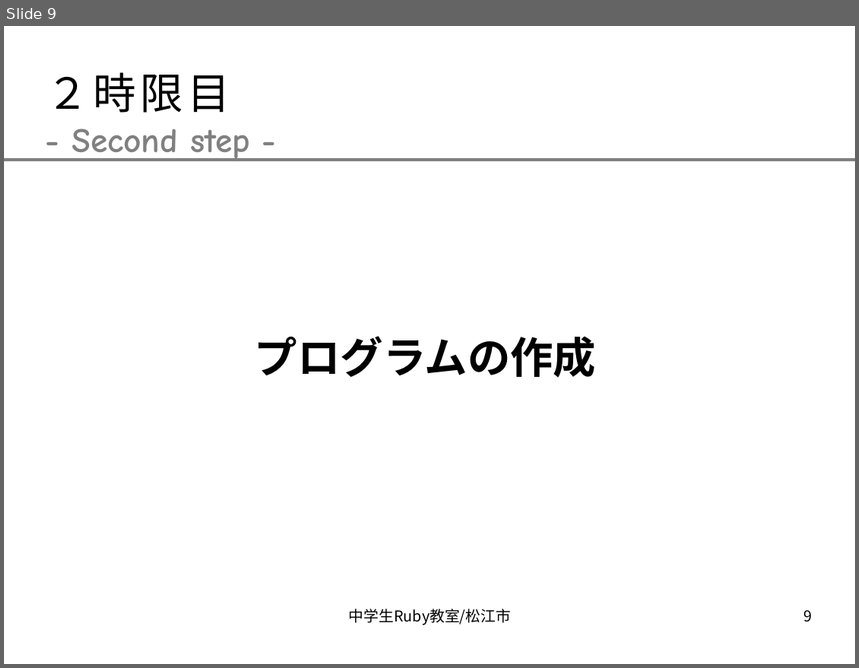
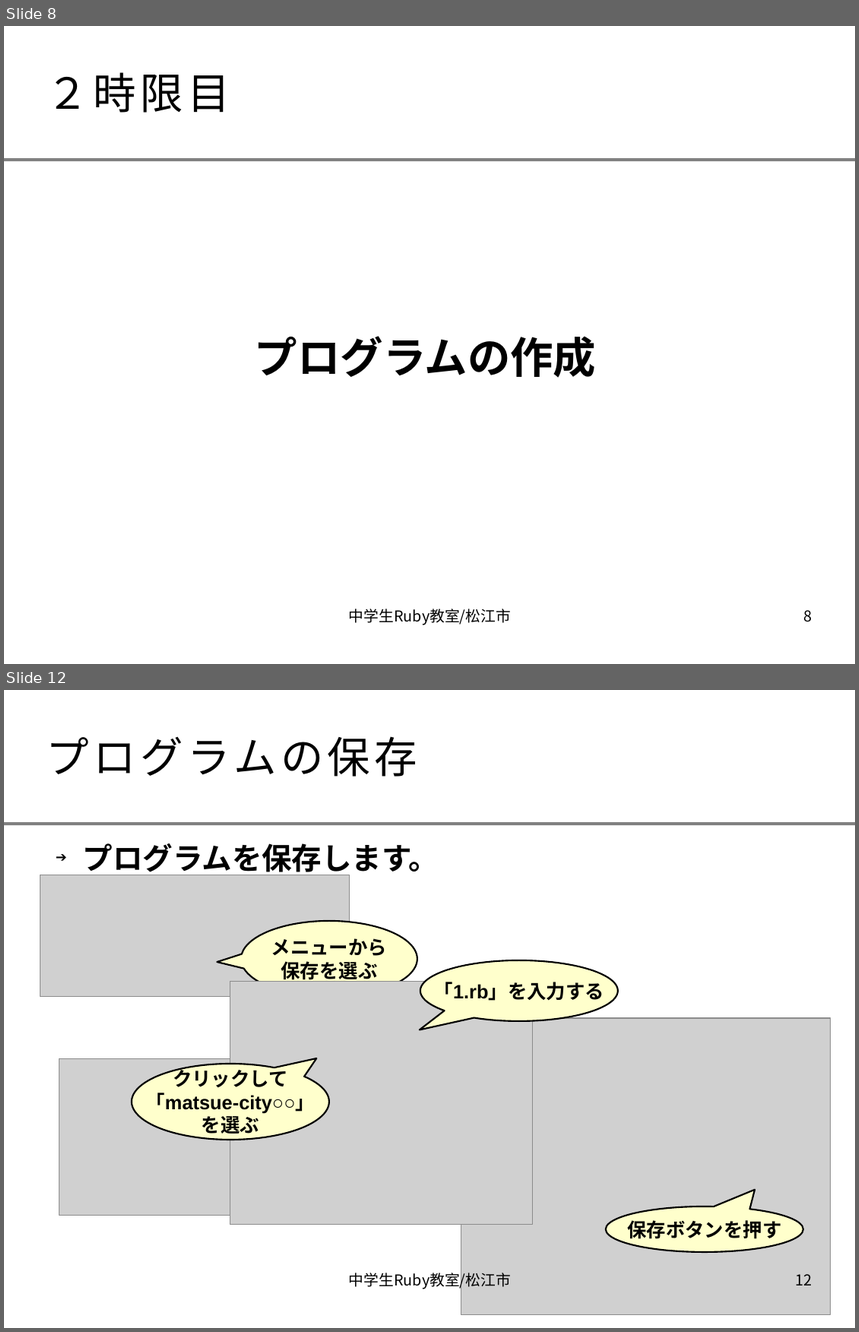
Before and after one commit to smalruby/ruby-school-mjh, a slide deck: mac/doc/text.odp. Shown one above the other, each under a label of ours: slide 9 before the commit, slides 8 and 12 after it; the slides between them are not shown. The pictures are 859x668 and 859x1332 pixels, drawn with LibreOffice and Linux fonts; fonts in the diff are those of the drawing; grey boxes stand for pictures; background and template pictures are left out. Boxes give left, top, right and bottom in pixels: in the first picture for what was removed or moved away, otherwise in the second. Text is boxed around its words. In the diff, an @@ line names an element or a change of style, - is before the commit and + after.

```diff
--- a/mac/doc/text.odp
+++ b/mac/doc/text.odp
@@ slide 12 added at bbox=[4, 690, 855, 1328], background #FFFFFF; not listed: 1 template element that a slide beside it also shows @@
@@ title added at bbox=[47, 736, 417, 777], 40 pt, text #000000 @@
+プログラムの保存
@@ text added at bbox=[83, 844, 439, 877], 28 pt, text #000000, bold @@
+➔ プログラムを保存します。
@@ picture added at bbox=[40, 875, 350, 996] @@
@@ speech bubble added at bbox=[241, 921, 417, 996], fill #FFFFCC, outline #000000 1.5 pt, 18 pt, text #000000, bold @@
+メニューから
+保存を選ぶ
@@ speech bubble added at bbox=[420, 961, 618, 1021], fill #FFFFCC, outline #000000 1.5 pt, 18 pt, text #000000, bold @@
+「1.rb」を入力する
@@ picture added at bbox=[230, 982, 533, 1225] @@
@@ picture added at bbox=[462, 1018, 831, 1315] @@
@@ picture added at bbox=[59, 1059, 239, 1216] @@
@@ speech bubble added at bbox=[132, 1064, 329, 1140], fill #FFFFCC, outline #000000 1.5 pt, 18 pt, text #000000, bold @@
+クリックして
+「matsue-city○○」
+を選ぶ
@@ speech bubble added at bbox=[607, 1207, 804, 1252], fill #FFFFCC, outline #000000 1.5 pt, 18 pt, text #000000, bold @@
+保存ボタンを押す
@@ text added at bbox=[349, 1271, 511, 1291], 14 pt, text #000000 @@
+中学生Ruby教室/松江市
@@ page number added at bbox=[796, 1274, 813, 1286], 14 pt, text #000000 @@
+12
@@ what was slide 9 is now slide 8 @@
@@ slide 8 changed as well @@
@@ text removed at bbox=[72, 129, 250, 161] @@
-- Second step -
@@ page number at bbox=[804, 610, 813, 623]: text changed @@
-9
+8
```
Also in this commit, not shown: 9 other slides changed, 8 other slides added, 4 slides removed.
